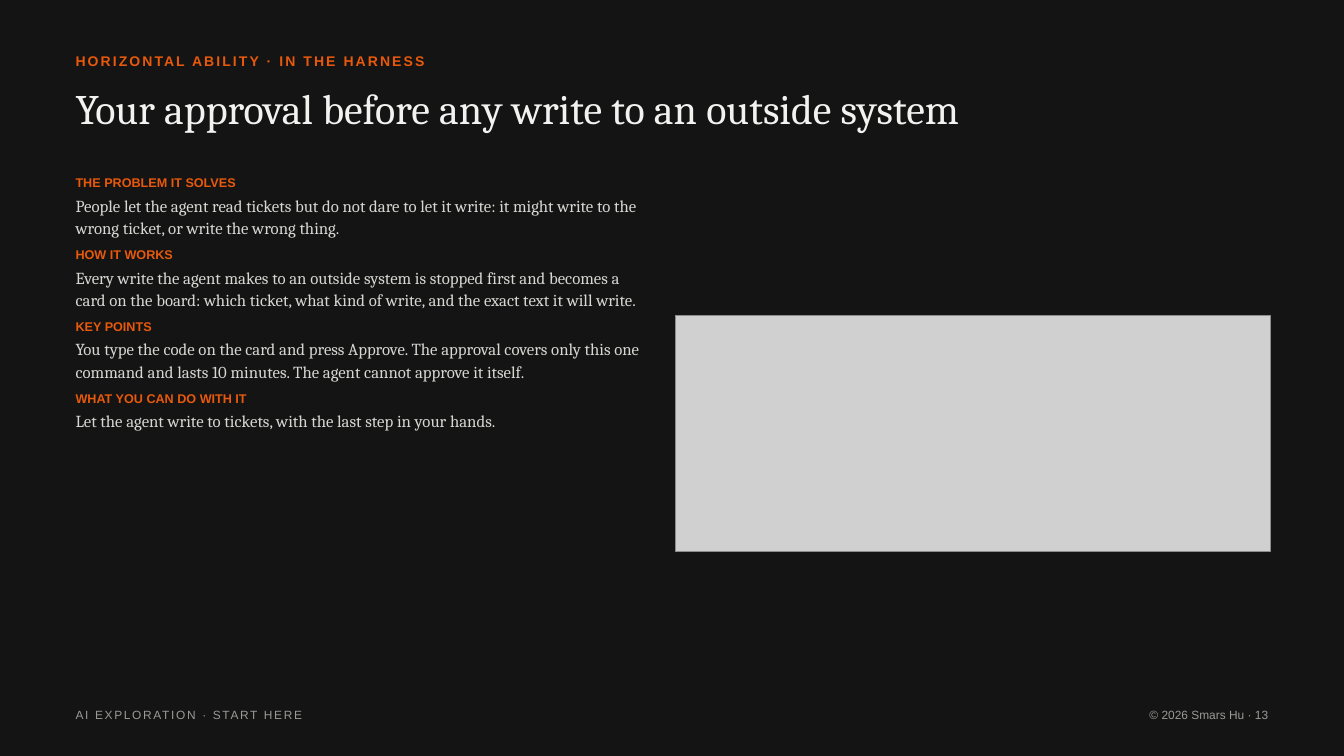
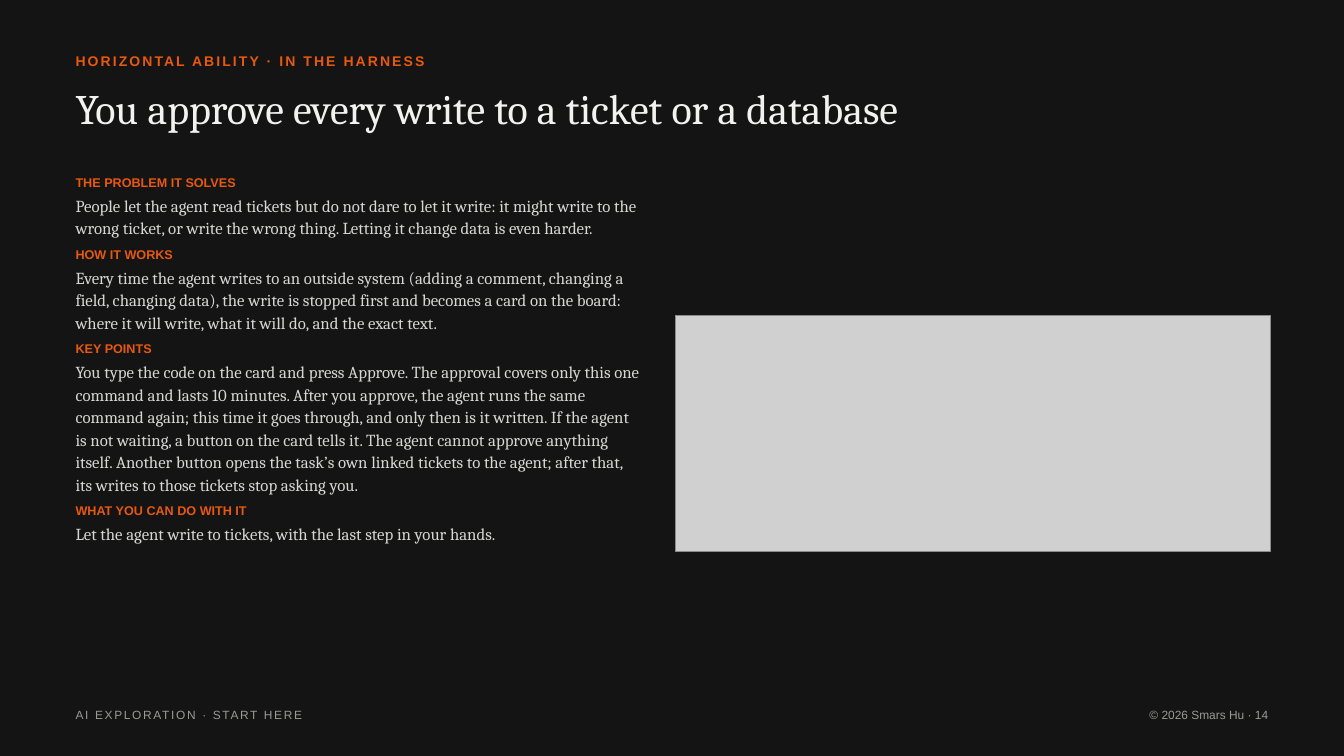
Before and after one commit to Smars-Bin-Hu/ai-exploration, a slide deck: slide 14 of Start Here/Start Here.pptx (slide 13 before the commit). Drawn at 1344x756 pixels with LibreOffice and Linux fonts; fonts in the diff are those of the drawing; grey boxes stand for pictures. Boxes give left, top, right and bottom in pixels: in the first picture for what was removed or moved away, otherwise in the second. Text is boxed around its words. In the diff, an @@ line names an element or a change of style, - is before the commit and + after.

```diff
--- a/Start Here/Start Here.pptx
+++ b/Start Here/Start Here.pptx
@@ text at bbox=[76, 95, 897, 133]: text changed @@
-Your approval before any write to an outside system
+You approve every write to a ticket or a database
@@ text at bbox=[76, 200, 636, 238]: text changed @@
-People let the agent read tickets but do not dare to let it write: it might write to the wrong ticket, or write the wrong thing.
+People let the agent read tickets but do not dare to let it write: it might write to the wrong ticket, or write the wrong thing. Letting it change data is even harder.
@@ text at bbox=[76, 272, 624, 331]: text changed @@
-Every write the agent makes to an outside system is stopped first and becomes a card on the board: which ticket, what kind of write, and the exact text it will write.
+Every time the agent writes to an outside system (adding a comment, changing a field, changing data), the write is stopped first and becomes a card on the board: where it will write, what it will do, and the exact text.
@@ text at bbox=[76, 366, 639, 495]: text changed @@
-You type the code on the card and press Approve. The approval covers only this one command and lasts 10 minutes. The agent cannot approve it itself.
+You type the code on the card and press Approve. The approval covers only this one command and lasts 10 minutes. After you approve, the agent runs the same command again; this time it goes through, and only then is it written. If the agent is not waiting, a button on the card tells it. The agent cannot approve anything itself. Another button opens the task’s own linked tickets to the agent; after that, its writes to those tickets stop asking you.
@@ text at bbox=[1162, 711, 1268, 719]: text changed @@
-© 2026 Smars Hu · 13
+© 2026 Smars Hu · 14
```
Also in this commit, not shown: 17 other slides changed, 2 slides added, 18 other files.
